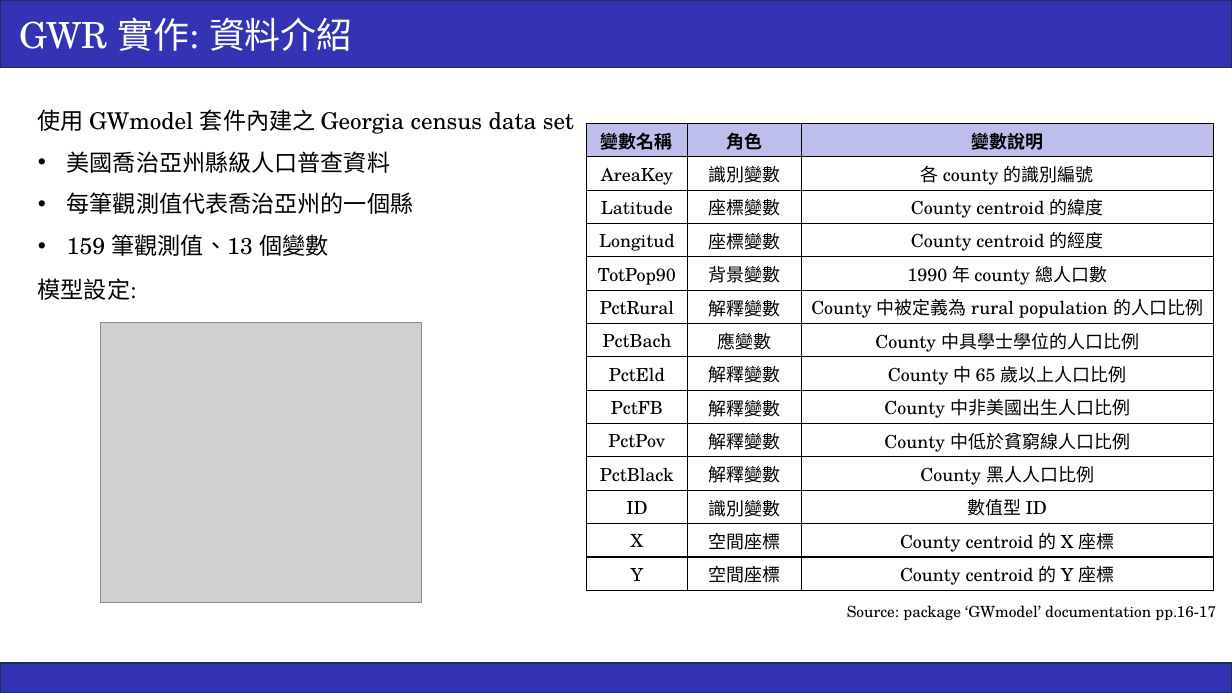
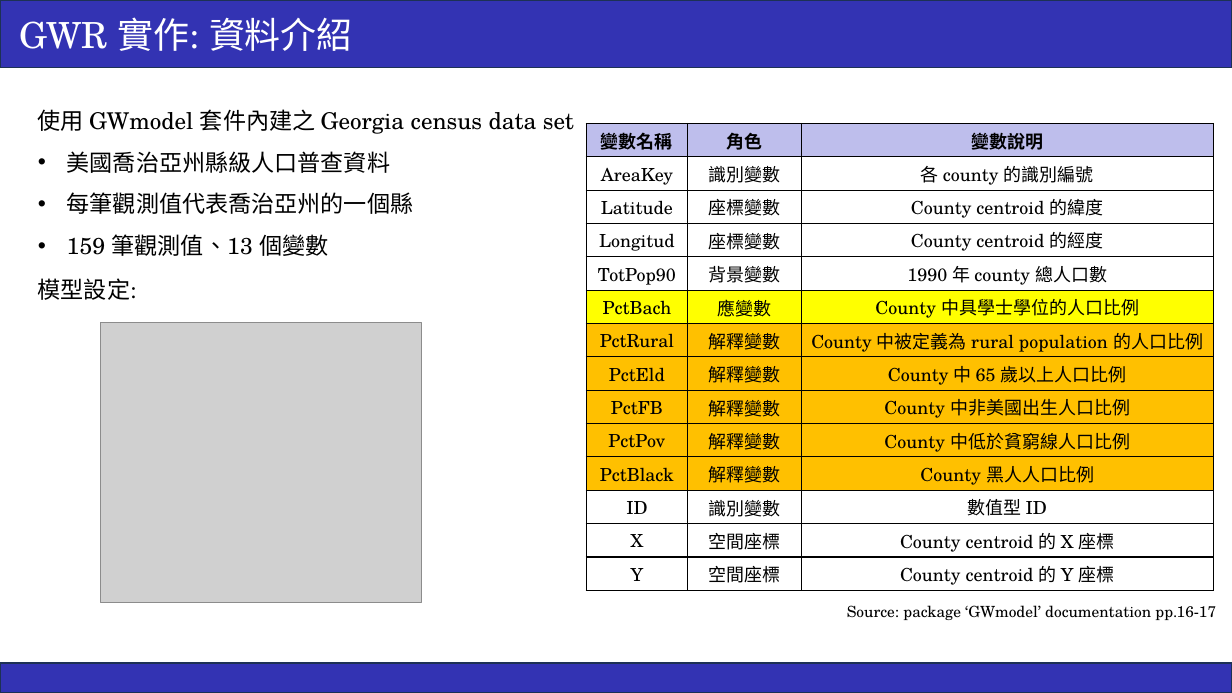
Before and after one commit to ricki0313/GWR_hw, a slide deck: slide 16 of theory_01/report/GWR_report_01.pptx. Drawn at 1232x693 pixels with LibreOffice and Linux fonts; fonts in the diff are those of the drawing; grey boxes stand for pictures. Boxes give left, top, right and bottom in pixels: in the first picture for what was removed or moved away, otherwise in the second. Text is boxed around its words. In the diff, an @@ line names an element or a change of style, - is before the commit and + after.

```diff
--- a/theory_01/report/GWR_report_01.pptx
+++ b/theory_01/report/GWR_report_01.pptx
@@ table at (x1=586, y1=124, x2=1214, y2=592) @@
+row 6: PctBach | 應變數 | County 中具學士學位的人口比例
-row 7: PctBach | 應變數 | County 中具學士學位的人口比例
@@ fill none to #FFFF00 in row 6 @@
@@ fill none to #FFC000 in 15 cells @@
```
Also in this commit, not shown: 4 other slides changed, 5 other files.
